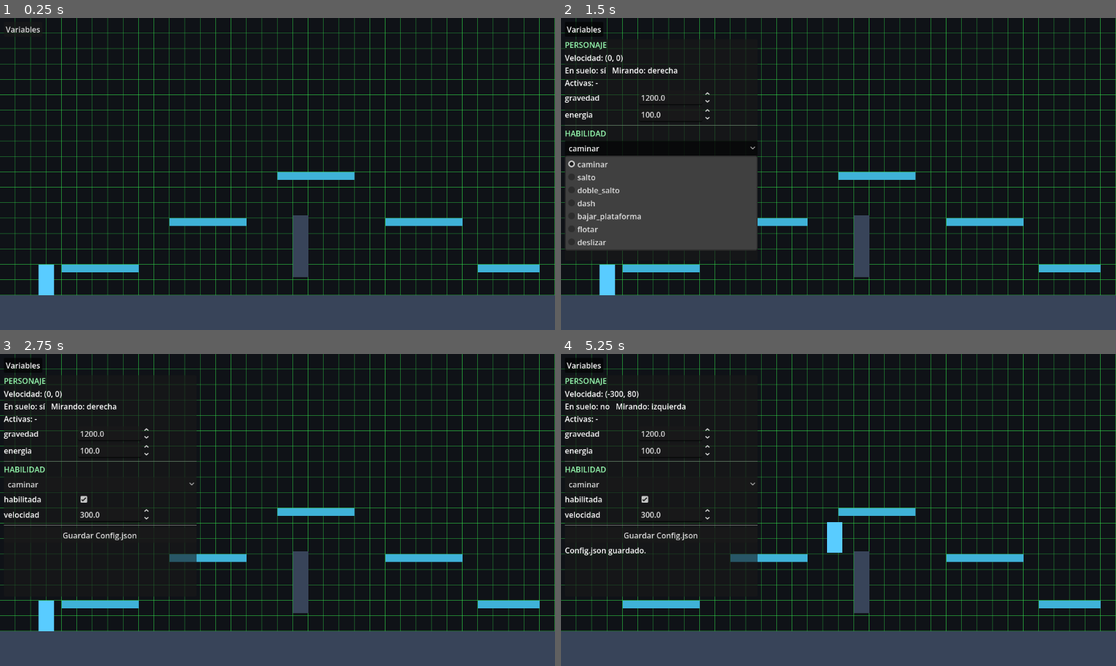
Above: before the commit, frames 1-4 (two rows, left to right).
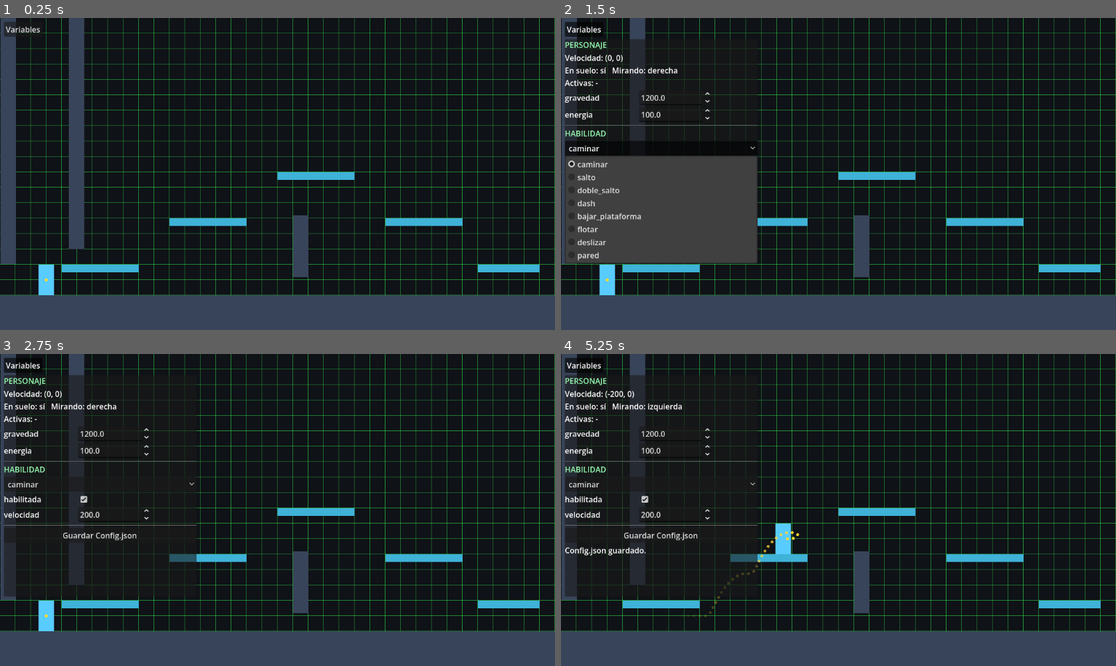
Above: after the commit, the same moments.

Repository: silvestrecasanova/Basmeva
Game: Godot game, scene res://Escenarios/Prueba.tscn
Same seed, same stepped clock (60 frames per second), same inputs: the game is played once before the commit and once after it.
Inputs (mouse positions are in pixels of both pictures, inside the frame that each line leads up to):
- Up to frame 1 (0.25 s): no input
- Up to frame 2 (1.5 s): click "Variables" at 0.5 s; click "caminar" at 1.25 s
- Up to frame 3 (2.75 s): click (83, 500) at 2 s
- Up to frame 4 (5.25 s): click "Guardar Config.json" at 2.75 s; tap Enter at 3.5 s; move the mouse to (960, 494) at 3.52 s; hold D (mover_derecha) 3.53-5.03 s; tap Shift (dash) at 3.6 s; click (960, 494) at 3.67 s; tap Space (saltar) at 3.77, 4.07, 4.52, 4.82 s; tap L (esquivar, bound only after the commit) at 3.8, 4.35 s; move the mouse to (727, 525) at 4.27 s; tap C (esquivar, bound only before the commit) at 4.55, 5.1 s; move the mouse to (894, 441) at 5.02 s; hold A (mover_izquierda) from 5.03 s (still down)

The runs differ from the first frame. In frame 1, 4.2% of the frame differs, in the area x 0-16%, y 0-85%; in frame 2, 3.4%; in frame 3, 3.0%; in frame 4, 3.8%.

Commit message:
salto pared a pared

Diff:
--- a/Escenarios/Prueba.tscn
+++ b/Escenarios/Prueba.tscn
@@ -3,12 +3,19 @@
 [ext_resource type="Script" uid="uid://bgoo3s317ikc1" path="res://Herramientas/Guia_Rejilla.gd" id="1_rej"]
 [ext_resource type="PackedScene" uid="uid://dwa21lp6nt4td" path="res://Personaje/Escenas/Personaje.tscn" id="2_per"]
 [ext_resource type="Script" uid="uid://ctt14qrc6hpqj" path="res://Herramientas/Panel_Depuracion.gd" id="3_pan"]
+[ext_resource type="Script" uid="uid://cx3rm4ugdlxol" path="res://Herramientas/Rastro_Puntos.gd" id="5_y41ax"]
 
 [sub_resource type="RectangleShape2D" id="Forma_Suelo"]
 size = Vector2(1152, 96)
 
 [sub_resource type="RectangleShape2D" id="RectangleShape2D_p0a4m"]
-size = Vector2(32, 128)
+size = Vector2(32, 32)
+
+[sub_resource type="RectangleShape2D" id="RectangleShape2D_4u4tk"]
+size = Vector2(32, 512)
+
+[sub_resource type="RectangleShape2D" id="RectangleShape2D_y41ax"]
+size = Vector2(32, 512)
 
 [sub_resource type="RectangleShape2D" id="Forma_Pared"]
 size = Vector2(32, 672)
@@ -46,6 +53,26 @@
 [node name="Visual" type="Polygon2D" parent="Pared_1" unique_id=678539923]
 color = Color(0.22, 0.27, 0.35, 1)
 polygon = PackedVector2Array(-16, -64, 16, -64, 16, 64, -16, 64)
+
+[node name="Pared_2" type="StaticBody2D" parent="." unique_id=908264291 groups=["pared_deslizable"]]
+position = Vector2(17, 255)
+
+[node name="CollisionShape2D" type="CollisionShape2D" parent="Pared_2" unique_id=359444414]
+shape = SubResource("RectangleShape2D_4u4tk")
+
+[node name="Visual" type="Polygon2D" parent="Pared_2" unique_id=1498971372]
+color = Color(0.22, 0.27, 0.35, 1)
+polygon = PackedVector2Array(-16, -256, 16, -256, 16, 256, -16, 256)
+
+[node name="Pared_3" type="StaticBody2D" parent="." unique_id=396975819 groups=["pared_deslizable"]]
+position = Vector2(159, 224)
+
+[node name="CollisionShape2D" type="CollisionShape2D" parent="Pared_3" unique_id=2014215611]
+shape = SubResource("RectangleShape2D_y41ax")
+
+[node name="Visual" type="Polygon2D" parent="Pared_3" unique_id=319632994]
+color = Color(0.22, 0.27, 0.35, 1)
+polygon = PackedVector2Array(-16, -256, 16, -256, 16, 256, -16, 256)
 
 [node name="Pared_Izquierda" type="StaticBody2D" parent="." unique_id=1875073440 groups=["suelo"]]
 position = Vector2(-16, 336)
@@ -119,3 +146,9 @@
 
 [node name="Panel_Depuracion" type="CanvasLayer" parent="." unique_id=385188839]
 script = ExtResource("3_pan")
+
+[node name="Rastro Puntos" type="Node2D" parent="." unique_id=297457871 node_paths=PackedStringArray("Objetivo")]
+position = Vector2(1, 1)
+script = ExtResource("5_y41ax")
+Objetivo = NodePath("../Personaje")
+Maximo_Puntos = 30
--- /dev/null
+++ b/Herramientas/Rastro_Puntos.gd
@@ -0,0 +1,93 @@
+class_name Rastro_Puntos
+extends Node2D
+## Herramienta de pruebas: dibuja con puntos el recorrido del personaje.
+## Ponla como hijo de cualquier nodo (por ejemplo, de la escena de pruebas o del
+## propio Personaje) con este script. Los puntos se dibujan en coordenadas del
+## mundo, así que no se mueven con el personaje.
+## Todo se puede cambiar en el Inspector, también en vivo (pestaña "Remoto").
+
+## Personaje a seguir. Si se deja vacío, busca el del grupo "personaje".
+@export var Objetivo: Personaje
+
+## Desplazamiento de todo el rastro respecto al recorrido del personaje (px).
+## Por ejemplo (0, 32) lo deja a la altura de los pies.
+@export var Offset: Vector2 = Vector2.ZERO
+
+## Distancia entre un punto y el siguiente, medida a lo largo del recorrido (px).
+@export_range(2.0, 200.0, 0.5, "suffix:px") var Distancia_Puntos: float = 12.0
+
+@export_range(1.0, 20.0, 0.5, "suffix:px") var Radio_Punto: float = 3.0
+@export var Color_Punto: Color = Color(1.0, 0.85, 0.2, 1.0)
+
+## Cuántos puntos se conservan; los más viejos se borran primero.
+@export_range(2, 2000, 1) var Maximo_Puntos: int = 120
+
+## Los puntos más viejos se ven más transparentes.
+@export var Desvanecer: bool = true
+
+@export var Z_Indice: int = 100
+
+## Solo existe al ejecutar desde el editor (herramienta de pruebas, como el panel de depuración).
+@export var Solo_En_Editor: bool = true
+
+## Puntos guardados SIN el Offset (el Offset se aplica al dibujar).
+var Puntos: PackedVector2Array = PackedVector2Array()
+var Ultimo_Punto: Vector2 = Vector2.ZERO
+
+
+func _ready() -> void:
+	if Solo_En_Editor and not OS.has_feature("editor"):
+		queue_free()
+		return
+	# Independiente de la posición del padre: dibuja directamente en el mundo.
+	top_level = true
+	global_transform = Transform2D.IDENTITY
+	z_as_relative = false
+	z_index = Z_Indice
+	# Se actualiza después del personaje para leer su posición ya movida.
+	process_priority = 1
+
+
+func _physics_process(_delta: float) -> void:
+	if Objetivo == null:
+		Objetivo = get_tree().get_first_node_in_group("personaje") as Personaje
+		if Objetivo == null:
+			return
+	Registrar(Objetivo.global_position)
+	queue_redraw()
+
+
+## Agrega puntos a intervalos regulares (Distancia_Puntos) a lo largo del recorrido,
+## aunque el personaje se mueva muy rápido (por ejemplo, en un dash).
+func Registrar(posicion: Vector2) -> void:
+	if Puntos.is_empty():
+		Puntos.append(posicion)
+		Ultimo_Punto = posicion
+		return
+	var distancia: float = Ultimo_Punto.distance_to(posicion)
+	# Teletransporte o reaparición: empieza un rastro nuevo en vez de rellenar el salto.
+	if distancia > Distancia_Puntos * float(Maximo_Puntos):
+		Limpiar()
+		Puntos.append(posicion)
+		Ultimo_Punto = posicion
+		return
+	while distancia >= Distancia_Puntos:
+		Ultimo_Punto = Ultimo_Punto.move_toward(posicion, Distancia_Puntos)
+		Puntos.append(Ultimo_Punto)
+		distancia = Ultimo_Punto.distance_to(posicion)
+	while Puntos.size() > Maximo_Puntos:
+		Puntos.remove_at(0)
+
+
+func Limpiar() -> void:
+	Puntos.clear()
+	queue_redraw()
+
+
+func _draw() -> void:
+	var total: int = Puntos.size()
+	for i in total:
+		var color: Color = Color_Punto
+		if Desvanecer:
+			color.a *= float(i + 1) / float(total)
+		draw_circle(Puntos[i] + Offset, Radio_Punto, color)
--- a/Personaje/Config.json
+++ b/Personaje/Config.json
@@ -6,7 +6,7 @@
 		},
 		"caminar": {
 			"habilitada": true,
-			"velocidad": 300.0
+			"velocidad": 200.0
 		},
 		"dash": {
 			"duracion": 0.2,
@@ -30,8 +30,20 @@
 		},
 		"flotar": {
 			"duracion": 0.0,
+			"habilitada": false,
+			"velocidad_caida": 60.0
+		},
+		"pared": {
+			"bloqueo": 0.15,
+			"escalar_misma_pared": 1.0,
+			"fuerza_x": 450.0,
+			"fuerza_y": 450.0,
 			"habilitada": true,
-			"velocidad_caida": 60.0
+			"recargar_doble_salto": 1.0,
+			"requiere_direccion": 1.0,
+			"tiempo_agarre": 0.5,
+			"tiempo_reaccion": 0.15,
+			"velocidad_deslizamiento": 80.0
 		},
 		"salto": {
 			"fuerza": 450.0,
--- a/Personaje/Escenas/Personaje.tscn
+++ b/Personaje/Escenas/Personaje.tscn
@@ -11,6 +11,7 @@
 [ext_resource type="Script" uid="uid://7q0esy6867i2" path="res://Personaje/Habilidades/Dash.gd" id="8_das"]
 [ext_resource type="Script" uid="uid://b41a1ex7nrx4r" path="res://Personaje/Habilidades/Flotar.gd" id="9_v3jf5"]
 [ext_resource type="Script" uid="uid://dsj6wd3qfafsg" path="res://Personaje/Habilidades/Deslizar.gd" id="10_x72dn"]
+[ext_resource type="Script" uid="uid://bfppwpiyutaf1" path="res://Personaje/Habilidades/Pared.gd" id="11_mow07"]
 
 [sub_resource type="Gradient" id="Gradient_1"]
 colors = PackedColorArray(0.35, 0.8, 1, 1, 0.35, 0.8, 1, 1)
@@ -39,7 +40,7 @@
 
 [node name="Gestor_Habilidades" type="Node" parent="Gestores" unique_id=1046675461]
 script = ExtResource("3_hab")
-Scripts_Habilidades = Array[Script]([ExtResource("5_cam"), ExtResource("6_sal"), ExtResource("7_dob"), ExtResource("8_das"), ExtResource("8_ak12q"), ExtResource("9_v3jf5"), ExtResource("10_x72dn")])
+Scripts_Habilidades = Array[Script]([ExtResource("5_cam"), ExtResource("6_sal"), ExtResource("7_dob"), ExtResource("8_das"), ExtResource("8_ak12q"), ExtResource("9_v3jf5"), ExtResource("10_x72dn"), ExtResource("11_mow07")])
 
 [node name="Gestor_Fisico" type="Node" parent="Gestores" unique_id=850960466]
 script = ExtResource("4_fis")
--- a/Personaje/Habilidades/Deslizar.gd
+++ b/Personaje/Habilidades/Deslizar.gd
@@ -1,5 +1,5 @@
 extends Habilidad_Base
-## Deslizarse por el suelo con ESQUIVAR (C) + ABAJO. Mientras desliza, el collider
+## Deslizarse por el suelo con ESQUIVAR (L) + ABAJO. Mientras desliza, el collider
 ## y el sprite se achican (pegados al suelo) para pasar por debajo de obstáculos.
 ## - Solo se inicia desde el suelo; no se desliza en el aire.
 ## - No anula la gravedad: si sale por el borde del suelo o de una plataforma, cae
@@ -10,6 +10,12 @@
 ## - Bloquea otras habilidades mientras dura (no se puede saltar ni hacer dash).
 ## Debe ir DESPUÉS de Caminar en Scripts_Habilidades.
 ## (El esquivar parado, sin ABAJO, será otra habilidad que use la misma acción.)
+
+## Segundos que se sigue considerando "en el suelo" tras perderlo. Evita que un
+## parpadeo de is_on_floor() mientras se camina cancele o impida el deslizamiento.
+const Gracia_Suelo: float = 0.1
+
+var Tiempo_Sin_Suelo: float = 0.0
 
 var Velocidad_Deslizar: float = 500.0
 var Duracion: float = 0.4
@@ -39,7 +45,7 @@
 
 
 func Acciones_Por_Defecto() -> Dictionary:
-	return {"esquivar": [KEY_C], "abajo": [KEY_S, KEY_DOWN]}
+	return {"esquivar": [KEY_L], "abajo": [KEY_S, KEY_DOWN]}
 
 
 func Al_Cambiar_Config() -> void:
@@ -58,12 +64,16 @@
 
 
 func Actualizar(delta: float) -> void:
+	if Dueno.Fisica.En_Suelo:
+		Tiempo_Sin_Suelo = 0.0
+	else:
+		Tiempo_Sin_Suelo += delta
 	if Tiempo_Recuperacion > 0.0:
 		Tiempo_Recuperacion -= delta
 	if Activa:
 		Mantener_Deslizamiento(delta)
 		return
-	if Esta_Listo() and Dueno.Fisica.En_Suelo \
+	if Esta_Listo() and Sobre_Suelo() \
 			and Dueno.Acciones.Presionada("abajo") \
 			and Dueno.Acciones.Recien_Presionada("esquivar"):
 		Intentar_Activar()
@@ -73,7 +83,7 @@
 	Tiempo_Restante -= delta
 	var hay_techo: bool = Hay_Techo()
 	# Sin techo encima: termina al acabarse el tiempo, al salir del suelo o al chocar con una pared.
-	if not hay_techo and (Tiempo_Restante <= 0.0 or not Dueno.Fisica.En_Suelo or Dueno.is_on_wall()):
+	if not hay_techo and (Tiempo_Restante <= 0.0 or not Sobre_Suelo() or Dueno.is_on_wall()):
 		Terminar()
 		return
 	var velocidad: float = Velocidad_Deslizar
@@ -154,6 +164,10 @@
 	return false
 
 
+func Sobre_Suelo() -> bool:
+	return Tiempo_Sin_Suelo <= Gracia_Suelo
+
+
 func Esta_Activo() -> bool:
 	return Activa
 
--- /dev/null
+++ b/Personaje/Habilidades/Pared.gd
@@ -0,0 +1,350 @@
+extends Habilidad_Base
+## Agarrarse a la pared, deslizar y saltar de pared en pared.
+##
+## Hay dos tipos de pared:
+##  - Pared normal: no hace nada.
+##  - Pared deslizable: la que está en el grupo "pared_deslizable" (igual que "suelo" o
+##    "unidireccional": ponle el grupo al StaticBody2D / TileMap de esa pared).
+##
+## AGARRAR / DESLIZAR: en el aire (subiendo o cayendo), al tocar una pared deslizable el
+## personaje se AGARRA: queda quieto "tiempo_agarre" segundos y después desliza, con la
+## caída limitada a "velocidad_deslizamiento". Con tiempo_agarre = 0 desliza de inmediato.
+## Se corta al tocar el suelo, al perder la pared o al soltar (ver requiere_direccion).
+##
+## SALTAR: con el botón de salto estando pegado impulsa hacia arriba y en sentido
+## contrario a la pared. Durante "bloqueo" segundos se ignora el control horizontal para
+## que el impulso cruce en línea recta; si en pleno vuelo toca otra pared deslizable, el
+## bloqueo termina enseguida para poder agarrarse. La distancia que recorre hacia el lado
+## es aproximadamente fuerza_x * bloqueo (ponlo cercano a la separación de las paredes).
+##
+## TIEMPO DE REACCIÓN ("tiempo_reaccion"): al dejar de presionar hacia la pared no se
+## cae de inmediato; durante ese margen sigue agarrado y el botón de salto todavía
+## funciona, aunque ya estés presionando el lado contrario (sale hacia ese lado).
+##
+## PARÁMETROS DE COMPORTAMIENTO (1 = sí, 0 = no):
+##  - requiere_direccion (1): hay que presionar hacia la pared para agarrarse y para
+##    saltar de ella, y se suelta al dejar de presionar. Con 0 basta con TOCAR la pared en el aire (sin flechas);
+##    se suelta presionando en sentido contrario, al saltar o al tocar el suelo.
+##  - recargar_doble_salto (1): agarrarse o saltar de la pared devuelve el doble salto
+##    (despegar de la pared cuenta como el primer salto, igual que despegar del suelo).
+##  - escalar_misma_pared (0): con 0, si saltas desde una pared y vuelves a la MISMA,
+##    solo te agarras (o saltas) si estás a la altura de donde saliste o más abajo; así
+##    no se puede escalar una sola pared. Con 1 se permite. Saltar a la pared del otro
+##    lado o tocar el suelo reinicia esta regla.
+##
+## Debe ir ANTES de Doble_Salto en Scripts_Habilidades (para que el salto de pared
+## tenga prioridad sobre el salto en el aire).
+
+enum Fase { NINGUNA, DESLIZANDO, SALTANDO }
+
+const Grupo_Pared: StringName = &"pared_deslizable"
+## Segundos tras el salto de pared en los que no se busca pared (evita reagarrar la misma).
+const Gracia_Despegue: float = 0.05
+## Distancia (px) a la que se busca pared a cada lado del personaje.
+const Distancia_Contacto: float = 3.0
+## Tolerancia (px) de la regla de escalar la misma pared.
+const Margen_Altura: float = 4.0
+
+var Velocidad_Deslizamiento: float = 80.0
+var Tiempo_Agarre: float = 0.25
+var Fuerza_X: float = 350.0
+var Fuerza_Y: float = 450.0
+var Bloqueo: float = 0.3
+var Tiempo_Reaccion: float = 0.15
+var Requiere_Direccion: bool = true
+var Recargar_Saltos: bool = true
+var Escalar_Misma_Pared: bool = false
+
+var Estado: Fase = Fase.NINGUNA
+var Normal_Pared: Vector2 = Vector2.ZERO
+var Pared_Actual: Node = null
+var Tiempo_Sin_Pared: float = 999.0
+## Tiempo desde la última vez que se mantuvo la dirección de agarre (ver Mantiene_Agarre).
+var Tiempo_Sin_Presionar: float = 999.0
+var Tiempo_Agarre_Restante: float = 0.0
+var Tiempo_Bloqueo_Restante: float = 0.0
+var Impulso_Pendiente: Vector2 = Vector2.ZERO
+
+## Última pared de la que se saltó (para la regla de escalar la misma pared).
+var Pared_Salto: Node = null
+var Lado_Salto: float = 0.0
+var Altura_Salto: float = 0.0
+
+## Saltos de Doble_Salto contados al final del frame anterior (-1 = desconocido).
+var Saltos_Anteriores: int = -1
+
+var Choque_Prueba: KinematicCollision2D = KinematicCollision2D.new()
+
+
+func _init() -> void:
+	Nombre = "pared"
+
+
+func Parametros_Por_Defecto() -> Dictionary:
+	return {
+		"velocidad_deslizamiento": 80.0,
+		"tiempo_agarre": 0.25,
+		"fuerza_x": 350.0,
+		"fuerza_y": 450.0,
+		"bloqueo": 0.3,
+		"tiempo_reaccion": 0.15,
+		"requiere_direccion": 1.0,
+		"recargar_doble_salto": 1.0,
+		"escalar_misma_pared": 0.0,
+	}
+
+
+func Acciones_Por_Defecto() -> Dictionary:
+	return {"saltar": [KEY_SPACE]}
+
+
+func Al_Cambiar_Config() -> void:
+	Velocidad_Deslizamiento = float(Parametros["velocidad_deslizamiento"])
+	Tiempo_Agarre = float(Parametros["tiempo_agarre"])
+	Fuerza_X = float(Parametros["fuerza_x"])
+	Fuerza_Y = float(Parametros["fuerza_y"])
+	Bloqueo = float(Parametros["bloqueo"])
+	Tiempo_Reaccion = float(Parametros["tiempo_reaccion"])
+	Requiere_Direccion = float(Parametros["requiere_direccion"]) > 0.5
+	Recargar_Saltos = float(Parametros["recargar_doble_salto"]) > 0.5
+	Escalar_Misma_Pared = float(Parametros["escalar_misma_pared"]) > 0.5
+
+
+func Inicializar(personaje: Personaje) -> void:
+	super(personaje)
+	Registrar_Funcion("Esta_Deslizando", Esta_Deslizando)
+	Registrar_Funcion("Esta_Agarrado", Esta_Agarrado)
+	Registrar_Funcion("Esta_En_Pared", Esta_En_Pared)
+
+
+func Actualizar(delta: float) -> void:
+	Procesar(delta)
+	# Se anota al final de cada frame para poder deshacer un salto gastado por error.
+	Saltos_Anteriores = Leer_Saltos()
+
+
+func Procesar(delta: float) -> void:
+	Actualizar_Contacto(delta)
+	if Mantiene_Agarre():
+		Tiempo_Sin_Presionar = 0.0
+	else:
+		Tiempo_Sin_Presionar += delta
+	if Activa and Estado == Fase.SALTANDO:
+		Mantener_Salto(delta)
+		return
+	if Dueno.Fisica.En_Suelo:
+		Pared_Salto = null
+		if Activa:
+			Terminar()
+		return
+	if Dueno.Acciones.Recien_Presionada("saltar") and Puede_Saltar_De_Pared():
+		Saltar_De_Pared()
+		return
+	if Activa:
+		Mantener_Deslizamiento(delta)
+	elif Puede_Agarrarse():
+		Estado = Fase.DESLIZANDO
+		Intentar_Activar()
+
+
+# ---------------------------------------------------------------------------
+# Detección de pared
+# ---------------------------------------------------------------------------
+
+## Busca una pared deslizable pegada a cada lado del personaje, sin depender de que
+## se esté empujando contra ella (por eso funciona también sin presionar flechas).
+func Actualizar_Contacto(delta: float) -> void:
+	var mirada: float = float(Dueno.Direccion_Mirada)
+	for lado in [mirada, -mirada]:
+		var movimiento := Vector2(float(lado) * Distancia_Contacto, 0.0)
+		if not Dueno.test_move(Dueno.global_transform, movimiento, Choque_Prueba):
+			continue
+		var normal: Vector2 = Choque_Prueba.get_normal()
+		var cuerpo := Choque_Prueba.get_collider() as Node
+		if absf(normal.x) >= 0.7 and cuerpo != null and cuerpo.is_in_group(Grupo_Pared):
+			Normal_Pared = normal
+			Pared_Actual = cuerpo
+			Tiempo_Sin_Pared = 0.0
+			return
+	Tiempo_Sin_Pared += delta
+
+
+## Verdadero si el jugador presiona la dirección que apunta hacia la pared.
+func Presionando_Hacia_Pared() -> bool:
+	var entrada: float = signf(Dueno.Acciones.Direccion_Horizontal)
+	return entrada != 0.0 and entrada == -signf(Normal_Pared.x)
+
+
+## Verdadero si el jugador presiona la dirección contraria a la pared.
+func Presionando_Alejandose() -> bool:
+	var entrada: float = signf(Dueno.Acciones.Direccion_Horizontal)
+	return entrada != 0.0 and entrada == signf(Normal_Pared.x)
+
+
+## Verdadero si el jugador está haciendo lo que mantiene el agarre: presionar hacia la
+## pared (requiere_direccion = 1) o simplemente no alejarse de ella (requiere_direccion = 0).
+func Mantiene_Agarre() -> bool:
+	if Requiere_Direccion:
+		return Presionando_Hacia_Pared()
+	return not Presionando_Alejandose()
+
+
+## Saltar de la pared: hay que estar pegado a ella (o haberla perdido hace menos de
+## tiempo_reaccion) y, si requiere_direccion es 1, haber presionado hacia la pared hace
+## menos de tiempo_reaccion. Por eso se puede soltar la flecha, o incluso presionar el
+## lado contrario, y saltar justo después: el salto sale igual, alejándose de la pared.
+func Puede_Saltar_De_Pared() -> bool:
+	if Tiempo_Sin_Pared > Tiempo_Reaccion or not Permite_Esta_Pared():
+		return false
+	return not Requiere_Direccion or Tiempo_Sin_Presionar <= Tiempo_Reaccion
+
+
+func Puede_Agarrarse() -> bool:
+	if Tiempo_Sin_Pared > 0.0 or not Permite_Esta_Pared():
+		return false
+	return Mantiene_Agarre()
+
+
+## Regla de escalar la misma pared: false si es la pared de la que se saltó y el
+## personaje está más arriba que donde saltó.
+func Permite_Esta_Pared() -> bool:
+	if Escalar_Misma_Pared or not is_instance_valid(Pared_Salto):
+		return true
+	if Pared_Actual != Pared_Salto or signf(Normal_Pared.x) != Lado_Salto:
+		return true
+	return Dueno.global_position.y >= Altura_Salto - Margen_Altura
+
+
+# ---------------------------------------------------------------------------
+# Agarre y deslizamiento
+# ---------------------------------------------------------------------------
+
+func Mantener_Deslizamiento(delta: float) -> void:
+	# Al dejar de mantener el agarre hay tiempo_reaccion segundos antes de soltarse;
+	# en ese margen todavía se puede saltar de la pared.
+	if Tiempo_Sin_Presionar > Tiempo_Reaccion or Tiempo_Sin_Pared > Tiempo_Reaccion:
+		Terminar()
+		return
+	Tiempo_Agarre_Restante = maxf(Tiempo_Agarre_Restante - delta, 0.0)
+	Aplicar_Agarre()
+
+
+## Mientras dura el agarre queda quieto (anula también el impulso que traía);
+## después cae como máximo a velocidad_deslizamiento.
+func Aplicar_Agarre() -> void:
+	if Tiempo_Agarre_Restante > 0.0:
+		Dueno.Fisica.Establecer_Velocidad_Y(0.0)
+	else:
+		Dueno.Fisica.Establecer_Velocidad_Y(clampf(Dueno.velocity.y, 0.0, Velocidad_Deslizamiento))
+
+
+# ---------------------------------------------------------------------------
+# Salto de pared
+# ---------------------------------------------------------------------------
+
+func Saltar_De_Pared() -> void:
+	var lado: float = signf(Normal_Pared.x)
+	var pared: Node = Pared_Actual
+	var altura: float = Dueno.global_position.y
+	if Activa:
+		Terminar()
+	Estado = Fase.SALTANDO
+	Tiempo_Bloqueo_Restante = Bloqueo
+	Impulso_Pendiente = Vector2(lado * Fuerza_X, -Fuerza_Y)
+	Dueno.Direccion_Mirada = int(lado)
+	# Bloquea a las demás (Caminar, Doble_Salto...) solo durante el impulso.
+	Bloquea_Otras = true
+	if not Intentar_Activar():
+		Bloquea_Otras = false
+		Estado = Fase.NINGUNA
+		return
+	Pared_Salto = pared
+	Lado_Salto = lado
+	Altura_Salto = altura
+	# Ya no se puede volver a saltar desde esta misma pared hasta tocarla de nuevo.
+	Tiempo_Sin_Pared = 999.0
+	Deshacer_Salto_Del_Frame()
+	Recargar_Doble_Salto()
+
+
+func Mantener_Salto(delta: float) -> void:
+	Tiempo_Bloqueo_Restante -= delta
+	# Si en pleno vuelo toca otra pared deslizable, termina el impulso para poder agarrarse.
+	var toco_pared: bool = Bloqueo - Tiempo_Bloqueo_Restante > Gracia_Despegue and Tiempo_Sin_Pared <= 0.0
+	if Tiempo_Bloqueo_Restante <= 0.0 or Dueno.Fisica.En_Suelo or toco_pared:
+		Terminar()
+
+
+func Activar() -> void:
+	if Estado == Fase.SALTANDO:
+		Dueno.Fisica.Establecer_Velocidad(Impulso_Pendiente)
+		return
+	# Agarre: si es otra pared distinta a la de la que se saltó, se reinicia la regla.
+	if Pared_Actual != Pared_Salto or signf(Normal_Pared.x) != Lado_Salto:
+		Pared_Salto = null
+	Tiempo_Agarre_Restante = Tiempo_Agarre
+	Aplicar_Agarre()
+	Recargar_Doble_Salto()
+
+
+func Desactivar() -> void:
+	Bloquea_Otras = false
+	Estado = Fase.NINGUNA
+
+
+## Habilidad de doble salto, o null si el personaje no la tiene.
+func Referencia_Doble_Salto() -> Habilidad_Base:
+	var doble: Habilidad_Base = Dueno.Habilidades.Obtener("doble_salto")
+	if doble == null or not ("Saltos_Realizados" in doble):
+		return null
+	return doble
+
+
+func Leer_Saltos() -> int:
+	var doble: Habilidad_Base = Referencia_Doble_Salto()
+	return -1 if doble == null else int(doble.get("Saltos_Realizados"))
+
+
+## Saltar de la pared no gasta el doble salto. Si Doble_Salto está registrado ANTES que
+## esta habilidad, ya habrá gastado un salto con esta misma pulsación: aquí se devuelve.
+func Deshacer_Salto_Del_Frame() -> void:
+	var doble: Habilidad_Base = Referencia_Doble_Salto()
+	if doble == null or Saltos_Anteriores < 0:
+		return
+	# Si esta habilidad corre primero (orden recomendado), Doble_Salto queda bloqueado
+	# y no hay nada que deshacer.
+	var lista: Array[Habilidad_Base] = Dueno.Habilidades.Lista
+	if lista.find(self) < lista.find(doble):
+		return
+	# En el aire siempre hay al menos 1 contado (el despegue).
+	var objetivo: int = maxi(Saltos_Anteriores, 1)
+	if int(doble.get("Saltos_Realizados")) > objetivo:
+		doble.set("Saltos_Realizados", objetivo)
+
+
+## Devuelve el doble salto: como mucho queda gastado el "primer salto" (el despegue).
+func Recargar_Doble_Salto() -> void:
+	if not Recargar_Saltos:
+		return
+	var doble: Habilidad_Base = Referencia_Doble_Salto()
+	if doble == null:
+		return
+	if int(doble.get("Saltos_Realizados")) > 1:
+		doble.set("Saltos_Realizados", 1)
+
+
+# ---------------------------------------------------------------------------
+# Consultas (para animaciones u otras habilidades)
+# ---------------------------------------------------------------------------
+
+func Esta_Deslizando() -> bool:
+	return Activa and Estado == Fase.DESLIZANDO
+
+
+## Verdadero mientras está quieto en la pared, antes de empezar a deslizar.
+func Esta_Agarrado() -> bool:
+	return Esta_Deslizando() and Tiempo_Agarre_Restante > 0.0
+
+
+func Esta_En_Pared() -> bool:
+	return Tiempo_Sin_Pared <= Tiempo_Reaccion
Not shown, added: Herramientas/Rastro_Puntos.gd.uid
Not shown, added: Personaje/Habilidades/Pared.gd.uid
